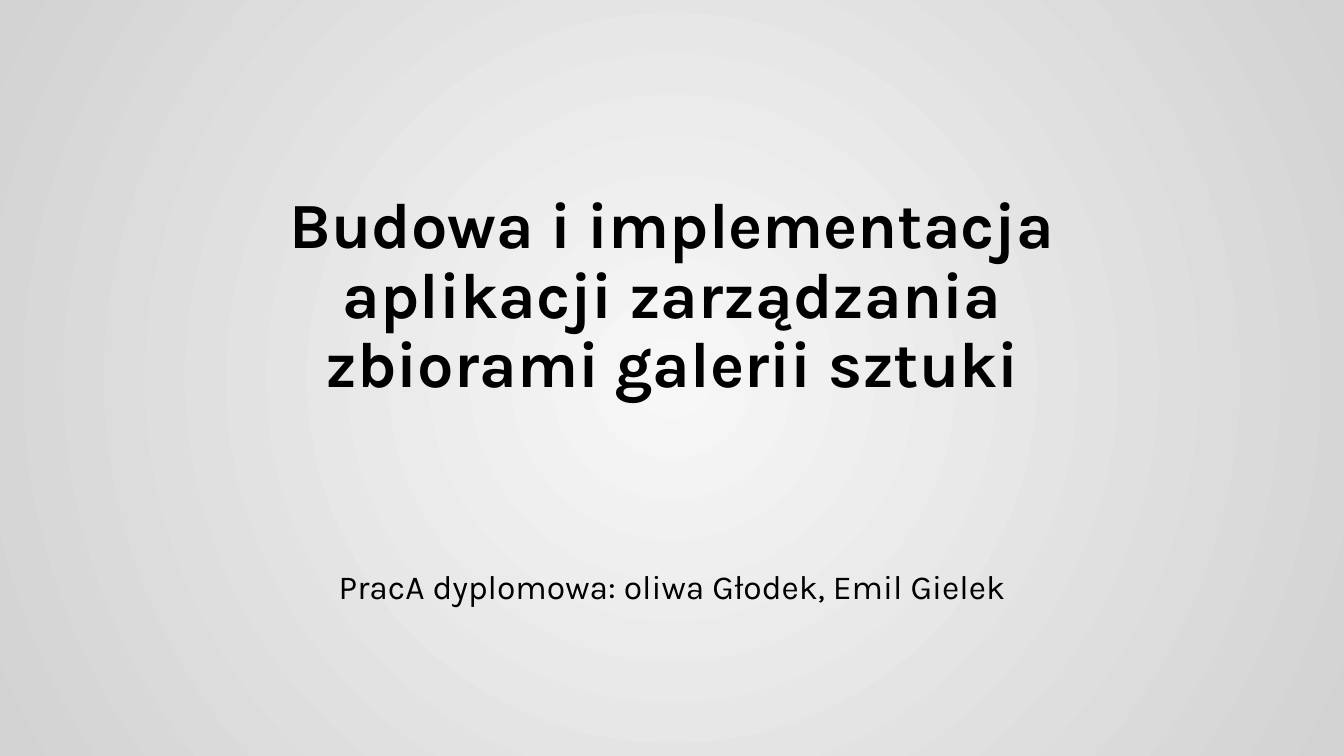
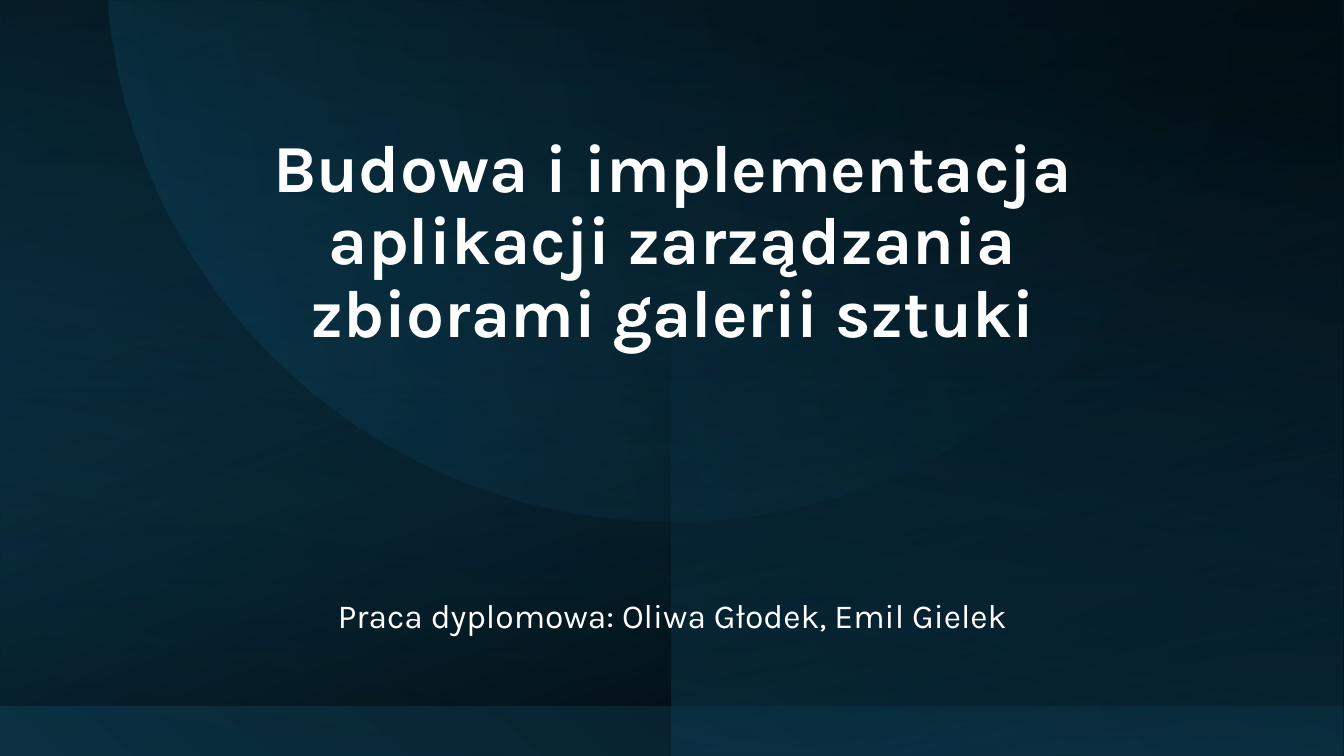
Before and after one commit to oliwiaglodek/MuzeumWPF, a slide deck: slide 1 of Prezentacja na obronę.pptx. Drawn at 1344x756 pixels with LibreOffice and Linux fonts; fonts in the diff are those of the drawing. Boxes give left, top, right and bottom in pixels: in the first picture for what was removed or moved away, otherwise in the second. Text is boxed around its words. In the diff, an @@ line names an element or a change of style, - is before the commit and + after.

```diff
--- a/Prezentacja na obronę.pptx
+++ b/Prezentacja na obronę.pptx
@@ background gradient #F7F7F7 to #D3D3D3 to #FFFFFF @@
@@ rectangle added at [0,0,1344,756], fill gradient #0B3041 to #000000 @@
@@ rectangle added at [0,0,1344,706], fill gradient #104862 to #000000 @@
@@ rectangle added at [0,0,1343,756], fill gradient #000000 to #104862 @@
@@ rectangle added at [1,0,1342,756], fill gradient #0B3041 to #000000 @@
@@ freeform shape added at [109,0,1235,521], fill gradient #0B3041 to #156082 @@
@@ rectangle added at [673,0,1344,756], fill gradient #0B3041 to #104862 @@
@@ title "Budowa i implementacja aplikacji zarządzania ...": place and size @@
-title "Budowa i implementacja aplikacji zarządzania ..." at [290,202,1055,403]
+title "Budowa i implementacja aplikacji zarządzania ..." at [273,144,1071,354]
@@ title "Budowa i implementacja aplikacji zarządzania ..." at [273,144,1071,354]: size 46 to 48 pt, text colour #000000 to #FFFFFF @@
@@ subtitle "Praca dyplomowa: Oliwa Głodek, Emil ..." at [338,605,1006,637]: vertical alignment top to middle @@
@@ subtitle at [338,605,1006,637]: text changed; text colour #000000 to #FFFFFF @@
-PracA dyplomowa: oliwa Głodek, Emil Gielek
+Praca dyplomowa: Oliwa Głodek, Emil Gielek
```
Also in this commit, not shown: 2 other slides changed, 1 slide added.
